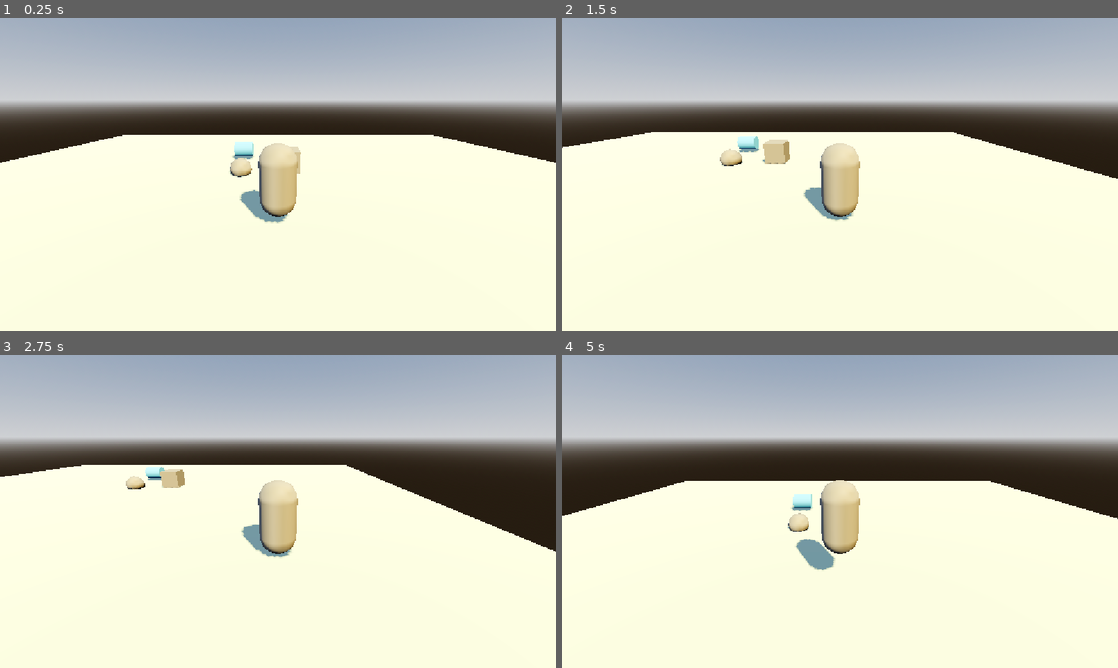
Above: before the commit, frames 1-4 (two rows, left to right).
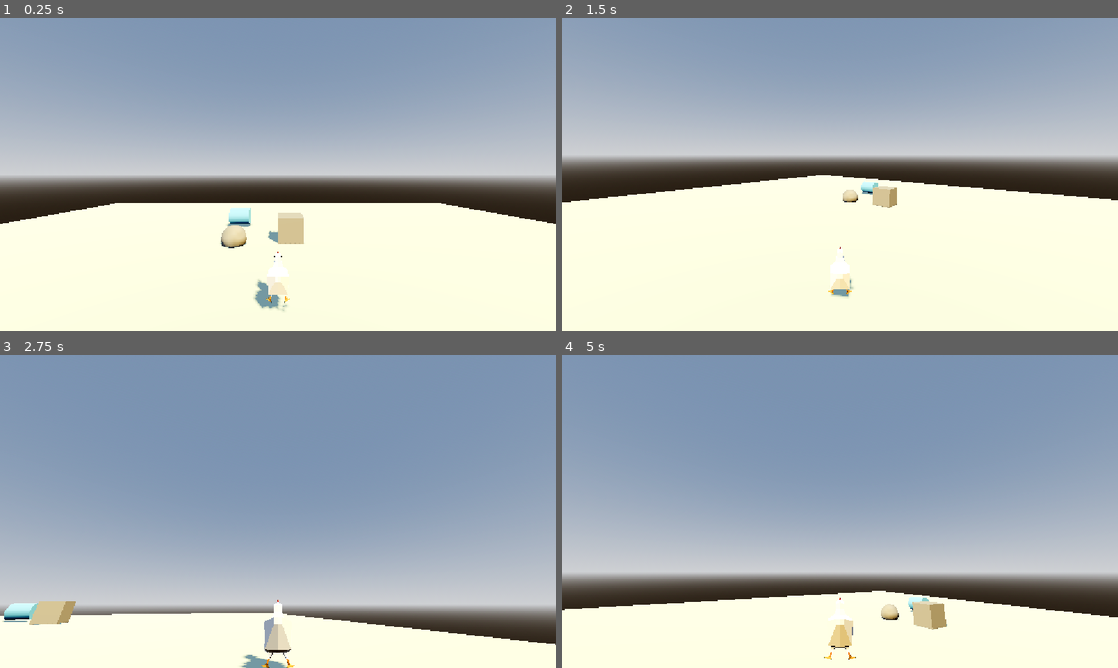
Above: after the commit, the same moments.

Repository: ayush3104/Apricity
Game: Godot game, scene res://main.tscn
Two runs of this game, one before a commit and one after it. Both use one fixed random seed, a clock stepped at 60 frames per second and the inputs below.
Inputs (mouse positions are in pixels of both pictures, inside the frame that each line leads up to):
- Up to frame 1 (0.25 s): no input
- Up to frame 2 (1.5 s): tap Enter (ui_accept) at 0.5, 0.77 s; move the mouse to (962, 158) at 0.52 s; hold Right (ui_right) 0.53-1.28 s; move the mouse to (728, 190) at 1.27 s; hold Down (ui_down) from 1.28 s (still down)
- Up to frame 3 (2.75 s): tap Enter (ui_accept) at 1.52 s; move the mouse to (333, 442) at 2.02 s; release Down (ui_down) at 2.03 s; hold Right (ui_right) from 2.03 s (still down)
- Up to frame 4 (5 s): move the mouse to (812, 574) at 2.77 s; release Right (ui_right) at 2.78 s; hold Up (ui_up) 2.78-3.53 s; tap Enter (ui_accept) at 3.02, 3.77, 4.52 s; move the mouse to (1006, 558) at 3.52 s; hold Left (ui_left) from 3.53 s (still down); tap Escape (ui_cancel) at 4.15 s; move the mouse to (673, 464) at 4.27 s

The runs differ from the first frame. In frame 1, 61% of the frame differs, in the area x 0-100%, y 0-94%; in frame 2, 52%; in frame 3, 86%, in the area x 0-100%, y 0-100%; in frame 4, 80%.

Commit message:
Added mouse orbit camera and replaced capsule with animal model

Diff:
--- a/main.tscn
+++ b/main.tscn
@@ -1,6 +1,7 @@
 [gd_scene format=3 uid="uid://dr1mlxy5ql50t"]
 
 [ext_resource type="Script" uid="uid://dgmgssrdornut" path="res://player.gd" id="1_ig7tw"]
+[ext_resource type="PackedScene" uid="uid://gjio80gh0rjf" path="res://models/Chicken by jeremy - 1YE8U35HXsI.glb" id="2_0xm2m"]
 
 [sub_resource type="BoxShape3D" id="BoxShape3D_uj04i"]
 size = Vector3(30, 1, 30)
@@ -22,8 +23,6 @@
 glow_intensity = 0.21
 
 [sub_resource type="CapsuleShape3D" id="CapsuleShape3D_vpupq"]
-
-[sub_resource type="CapsuleMesh" id="CapsuleMesh_uj04i"]
 
 [sub_resource type="PhysicsMaterial" id="PhysicsMaterial_ig7tw"]
 friction = 0.8
@@ -63,14 +62,18 @@
 transform = Transform3D(1, 0, 0, 0, 1, 0, 0, 0, 1, 0, 2, 0)
 script = ExtResource("1_ig7tw")
 
+[node name="Chicken by jeremy - 1YE8U35HXsI" parent="Player" unique_id=2027298653 instance=ExtResource("2_0xm2m")]
+transform = Transform3D(-2.1855694e-10, 0, -0.005, 0, 0.005, 0, 0.005, 0, -2.1855694e-10, 0, -1, 0)
+
 [node name="CollisionShape3D" type="CollisionShape3D" parent="Player" unique_id=393642195]
 shape = SubResource("CapsuleShape3D_vpupq")
 
-[node name="MeshInstance3D" type="MeshInstance3D" parent="Player" unique_id=1351501102]
-mesh = SubResource("CapsuleMesh_uj04i")
+[node name="SpringArm3D" type="SpringArm3D" parent="Player" unique_id=1292703422]
+transform = Transform3D(1, 0, 0, 0, 1, 0, 0, 0, 1, 0, 1.5, 0)
+spring_length = 4.0
+margin = 0.2
 
-[node name="Camera3D" type="Camera3D" parent="Player" unique_id=380383436]
-transform = Transform3D(1, 0, 0, 0, 0.9396926, 0.34202012, 0, -0.34202012, 0.9396926, 0, 2, 5)
+[node name="Camera3D" type="Camera3D" parent="Player/SpringArm3D" unique_id=1153034126]
 
 [node name="CSGPolygon3D" type="CSGPolygon3D" parent="." unique_id=779872182]
 transform = Transform3D(1, 0, 0, 0, 1, 0, 0, 0, 1, 0, 0.5059426, -3.826131)
--- a/player.gd
+++ b/player.gd
@@ -1,9 +1,25 @@
 extends CharacterBody3D
-
 
 const SPEED = 5.0
 const JUMP_VELOCITY = 4.5
 
+var mouse_sensitivity: float = 0.003
+@onready var spring_arm: SpringArm3D = $SpringArm3D
+
+func _ready() -> void:
+	# Locks the mouse cursor into the game window
+	Input.set_mouse_mode(Input.MOUSE_MODE_CAPTURED)
+
+func _unhandled_input(event: InputEvent) -> void:
+	# Mouse look / camera rotation
+	if event is InputEventMouseMotion:
+		rotate_y(-event.relative.x * mouse_sensitivity)
+		spring_arm.rotate_x(-event.relative.y * mouse_sensitivity)
+		spring_arm.rotation.x = clamp(spring_arm.rotation.x, deg_to_rad(-60), deg_to_rad(60))
+
+	# Press Escape to free the mouse cursor
+	if event.is_action_pressed("ui_cancel"):
+		Input.set_mouse_mode(Input.MOUSE_MODE_VISIBLE)
 
 func _physics_process(delta: float) -> void:
 	# Add the gravity.
@@ -15,7 +31,6 @@
 		velocity.y = JUMP_VELOCITY
 
 	# Get the input direction and handle the movement/deceleration.
-	# As good practice, you should replace UI actions with custom gameplay actions.
 	var input_dir := Input.get_vector("ui_left", "ui_right", "ui_up", "ui_down")
 	var direction := (transform.basis * Vector3(input_dir.x, 0, input_dir.y)).normalized()
 	if direction:
@@ -26,6 +41,7 @@
 		velocity.z = move_toward(velocity.z, 0, SPEED)
 
 	move_and_slide()
+
 	# --- PUSH RIGIDBODIES (JUNK / CANS) ---
 	for i in get_slide_collision_count():
 		var c = get_slide_collision(i)
Binary file added: models/Chicken by jeremy - 1YE8U35HXsI.glb
Not shown, added: models/Chicken by jeremy - 1YE8U35HXsI.glb.import
